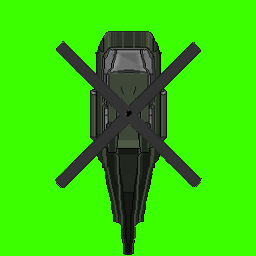
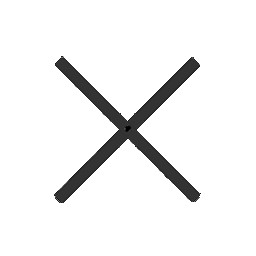
Layered file, before and after one edit (256 x 256). Changes by layer:
painted on "nee2pulf.bmp copy" over [54, 41, 202, 203]
renamed "nee2pulf.bmp" to "Transformation", hid it, painted on it over [90, 31, 167, 256]
hid "Background" over [0, 0, 256, 256]
